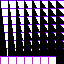
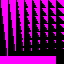
Layer changes from the first 64 × 64 image to the second:
hid "Grid" over bbox(1, 0, 64, 64)
showed "Background" over bbox(1, 0, 64, 64)
